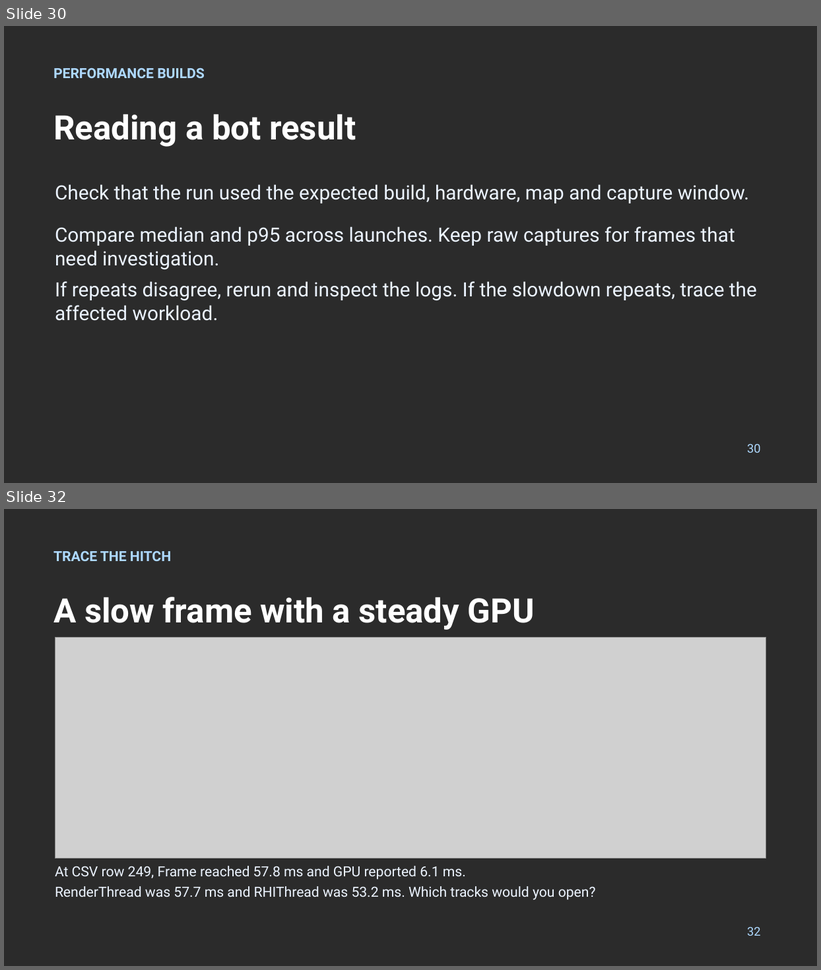
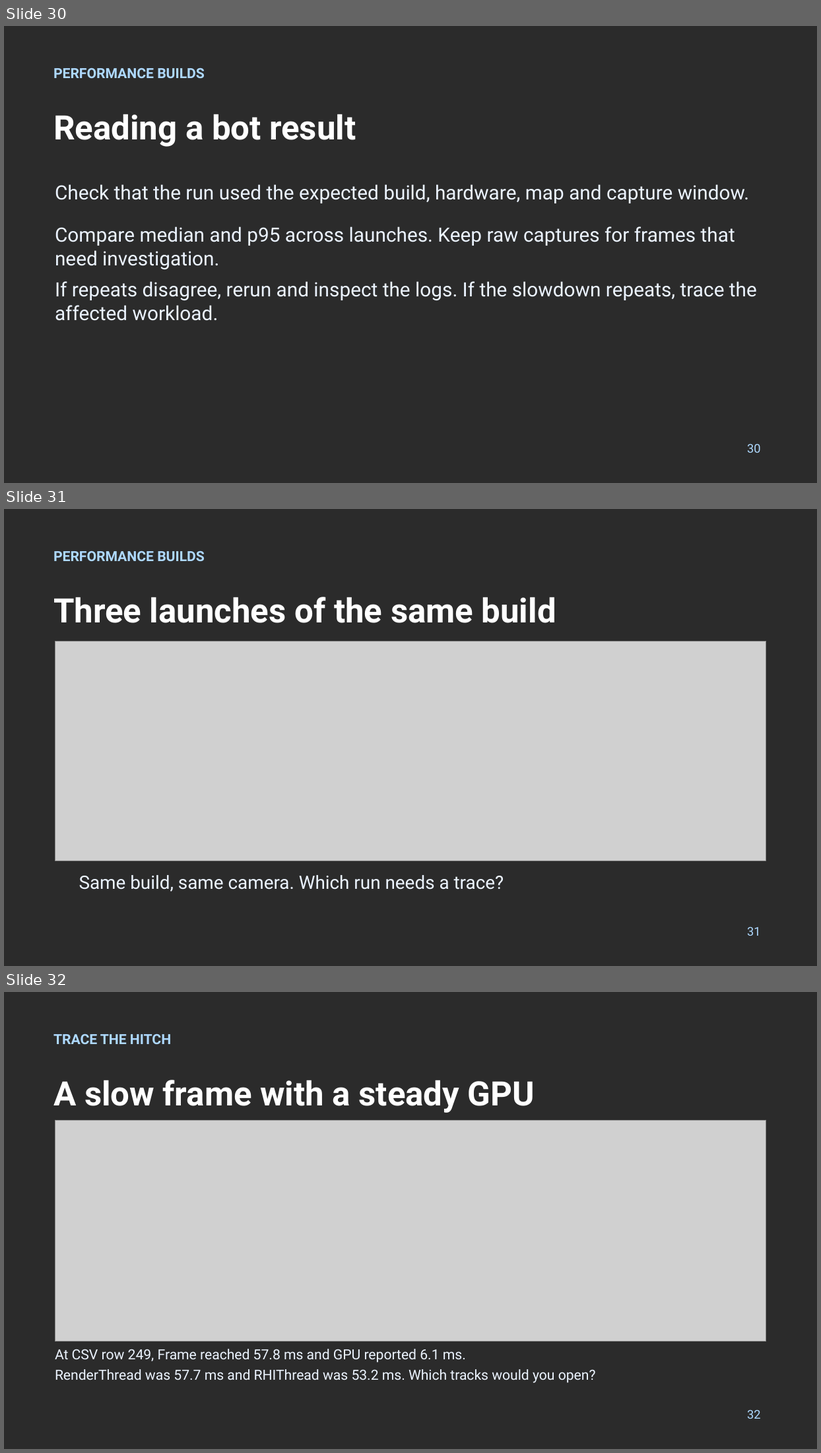
Before and after one commit to anthonymonteagudo/Week10-Profiling, a slide deck: Week10-Slides.pptx. Shown one above the other, each under a label of ours: slides 30 and 32 before the commit, slides 30, 31 and 32 after it; the slides between them are not shown. The pictures are 821x970 and 821x1453 pixels, drawn with LibreOffice and Linux fonts; fonts in the diff are those of the drawing; grey boxes stand for pictures; background and template pictures are left out; a plain dark background stands for a picture behind light text. Boxes give left, top, right and bottom in pixels: in the first picture for what was removed or moved away, otherwise in the second. Text is boxed around its words. In the diff, an @@ line names an element or a change of style, - is before the commit and + after.

```diff
--- a/Week10-Slides.pptx
+++ b/Week10-Slides.pptx
@@ slide 31 added at bbox=[4, 509, 817, 966], background picture (left out) @@
@@ text added at bbox=[54, 551, 205, 561], 16.5 pt, text #AED9FF, bold @@
+PERFORMANCE BUILDS
@@ text added at bbox=[54, 597, 556, 623], 39.8 pt, text #FFFFFF, bold @@
+Three launches of the same build
@@ picture added at bbox=[55, 642, 766, 861] @@
@@ text added at bbox=[79, 875, 504, 892], 21.8 pt, text #ECF4FF @@
+Same build, same camera. Which run needs a trace?
@@ text added at bbox=[747, 927, 761, 936], 14.2 pt, text #AED9FF @@
+31
```
Also in this commit, not shown: 4 slides changed, 1 slide removed.
